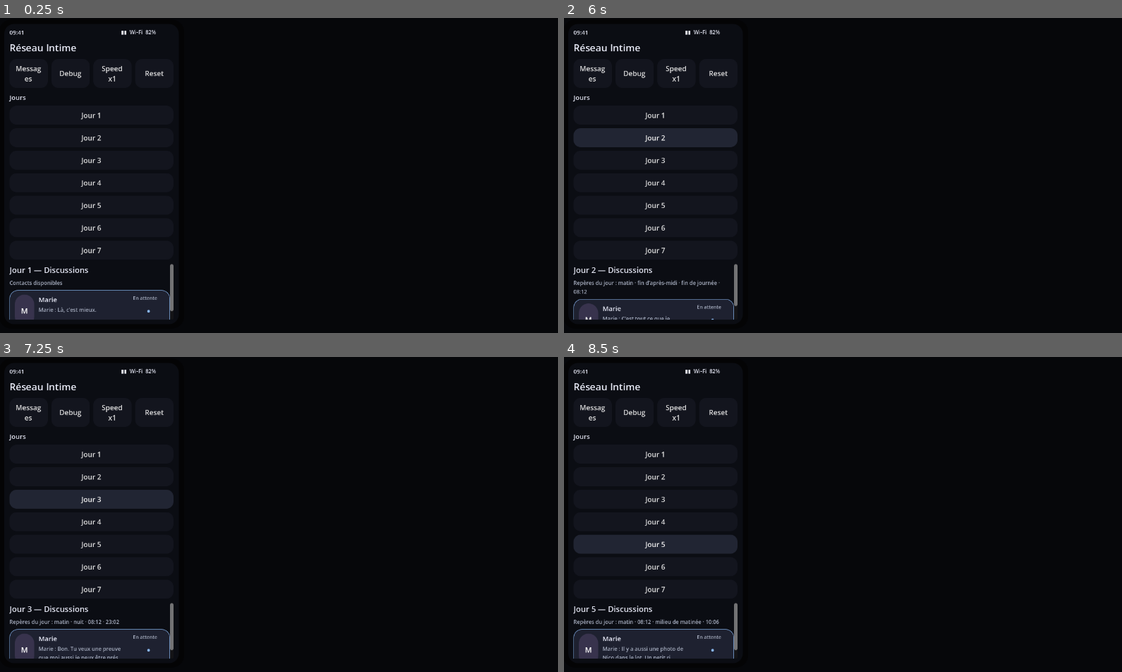
Above: before the commit, frames 1-4 (two rows, left to right).
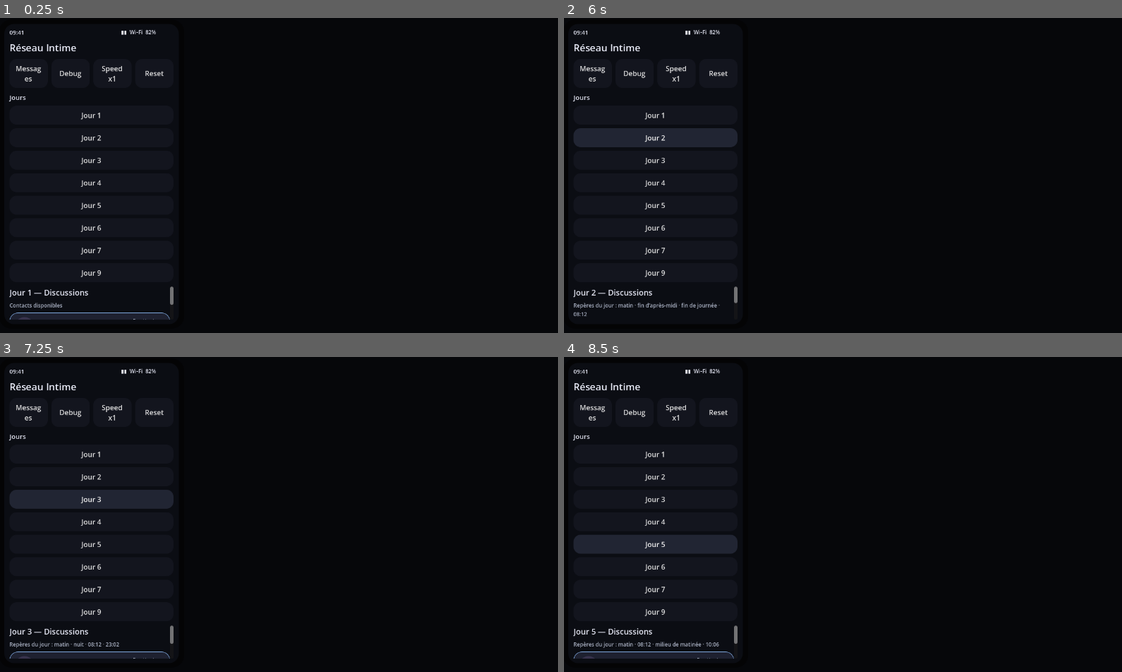
Above: after the commit, the same moments.

Repository: ludowww/reseau-intime
Game: Godot game, scene res://scenes/Main.tscn
The game is run twice, just before and just after one commit, with the same random seed, the same clock (stepped at 60 frames per second) and the same inputs.
Inputs:
- Up to frame 1 (0.25 s): no input
- Up to frame 2 (6 s): click "Messages" at 0.5 s; click "Debug" at 1.25 s; click "Debug ✓" at 2 s; click "Speed x1" at 2.75 s; click "Speed x3" at 3.5 s; click "Speed x8" at 4.25 s; click "Jour 1" at 5 s; click "Jour 2" at 5.75 s
- Up to frame 3 (7.25 s): click "Jour 3" at 6.5 s
- Up to frame 4 (8.5 s): click "Jour 4" at 7.25 s; click "Jour 5" at 8 s

The runs differ from the first frame. In frame 1, 2.4% of the frame differs, in the area x 1-32%, y 78-96%; in frame 2, 2.3%; in frame 3, 2.5%; in frame 4, 2.5%.

Commit message:
V0.53 integrate J9 runtime option A

Diff:
--- /dev/null
+++ b/game/data/conversations/chapter_09_index.json
@@ -0,0 +1,50 @@
+{
+  "id": "chapter_09_index",
+  "chapter": 9,
+  "day": 9,
+  "title": "Jour 9 — La photo qui revient",
+  "description": "Sandra relance le manque avec une photo douce et deux traces faibles, sans Marie active, sans Pauline active, sans Raphaëlle, sans Mathilde et sans panel.",
+  "design_goal": "Créer un runtime J9 minimal en Option A : un seul thread visible, trois visuels soft, aucune route lock et aucun nouveau système.",
+  "moment_flow": [
+    {
+      "moment_label": "midi",
+      "time_label": "12:18",
+      "transition_text": "Sandra revient avec une photo du déjeuner, puis laisse passer deux traces faibles qui gardent le téléphone vivant sans ouvrir d’autre fil.",
+      "conversation_ids": [
+        "chapter_09_sandra_relance"
+      ]
+    }
+  ],
+  "conversation_files": [
+    "res://data/conversations/chapter_09_sandra_relance.json"
+  ],
+  "proof_content_files": [
+    "res://data/visual_content/chapter_09_proofs.json"
+  ],
+  "required_reveals": [
+    "Sandra reste l’unique conversation runtime et relance le manque sans devenir acquise.",
+    "Les trois visuels restent soft, relationnels et non proof.",
+    "Marie n’a pas de conversation runtime ; sa trace reste visuelle seulement.",
+    "Pauline n’a pas de conversation runtime ; sa présence reste indirecte et faible.",
+    "Aucun panel, aucun route lock, aucun nouveau flag non justifié n’est ajouté."
+  ],
+  "routes_available": [
+    "sandra"
+  ],
+  "routes_locked_to_seed_only": [],
+  "debug_expected_outcomes": [
+    "J9 ouvre avec une seule conversation visible par défaut.",
+    "Sandra reste l’axe principal du runtime Option A.",
+    "Les trois visuels J9 sont chargés depuis game/data/visual_content/.",
+    "Marie, Pauline, Raphaëlle et Mathilde ne deviennent pas des conversations actives.",
+    "Aucun proof définitif ni route lock n’apparaît."
+  ],
+  "conversation_availability": {
+    "initial_conversation_ids": [
+      "chapter_09_sandra_relance"
+    ],
+    "locked_conversation_ids": [],
+    "unlocks": {}
+  },
+  "debug_notes": "Option A runtime minimal : un thread Sandra, trois visuels soft, traces Marie/Pauline seulement dans le bundle visuel, pas de Marie active et pas de panel."
+}
--- /dev/null
+++ b/game/data/conversations/chapter_09_sandra_relance.json
@@ -0,0 +1,140 @@
+{
+  "id": "chapter_09_sandra_relance",
+  "chapter": 9,
+  "day": 9,
+  "title": "Jour 9 — Sandra retrouve la photo du déjeuner",
+  "app": "messages",
+  "design_goal": "Relancer Sandra après J8 avec un prétexte concret, une gêne retenue et trois visuels soft sans disponibilité acquise.",
+  "thread": {
+    "id": "thread_sandra_private",
+    "type": "private",
+    "participants": [
+      "ludo",
+      "sandra"
+    ],
+    "display_name": "Sandra"
+  },
+  "segments": [
+    {
+      "conversation_segment_id": "c09_sandra_relance_01",
+      "moment_label": "midi",
+      "time_label": "12:18",
+      "transition_text": "Sandra revient par une photo du déjeuner, puis laisse remonter deux traces faibles sans jamais ouvrir un autre fil.",
+      "availability_state": "Sandra reste retenue, un peu gênée, et ne veut pas que la discussion se transforme en attente vide.",
+      "function": "Faire sentir le manque avec un seul thread et des visuels relationnels ou sociaux faibles.",
+      "messages": [
+        {
+          "id": "msg_c09_sandra_001",
+          "sender": "sandra",
+          "time_label": "12:18",
+          "text": "J’ai retrouvé la photo du déjeuner."
+        },
+        {
+          "id": "msg_c09_sandra_002",
+          "sender": "sandra",
+          "time_label": "12:19",
+          "text": "Tu fais exactement cette tête-là quand tu crois être discret 😅",
+          "content_id": "j9_sandra_lunch_photo_soft",
+          "content_behavior": "inline_preview"
+        },
+        {
+          "id": "msg_c09_sandra_003",
+          "sender": "sandra",
+          "time_label": "12:20",
+          "text": "J’ai aussi gardé la photo de Marie ce matin. Rien d’extra, juste un détail calme.",
+          "content_id": "j9_marie_daily_trace",
+          "content_behavior": "inline_preview"
+        },
+        {
+          "id": "msg_c09_sandra_004",
+          "sender": "sandra",
+          "time_label": "12:21",
+          "text": "Et Pauline a encore laissé une story trop propre. Je n’aurais pas dû regarder.",
+          "content_id": "j9_pauline_indirect_story",
+          "content_behavior": "inline_preview"
+        }
+      ],
+      "choices": [
+        {
+          "id": "choice_c09_sandra_garde",
+          "text": "Tu l’as gardée ?",
+          "tone": "soft",
+          "effects": {},
+          "next_messages": [
+            {
+              "id": "msg_player_c09_sandra_garde_001",
+              "sender": "ludo",
+              "time_label": "12:22",
+              "text": "Tu l’as gardée ?"
+            },
+            {
+              "id": "msg_c09_sandra_garde_001",
+              "sender": "sandra",
+              "time_label": "12:23",
+              "text": "Oui. Les détails me restent plus que prévu."
+            },
+            {
+              "id": "msg_c09_sandra_garde_002",
+              "sender": "sandra",
+              "time_label": "12:23",
+              "text": "Et celui-là me fait un peu sourire."
+            }
+          ]
+        },
+        {
+          "id": "choice_c09_sandra_envoie",
+          "text": "Envoie-la moi.",
+          "tone": "direct",
+          "effects": {},
+          "next_messages": [
+            {
+              "id": "msg_player_c09_sandra_envoie_001",
+              "sender": "ludo",
+              "time_label": "12:22",
+              "text": "Envoie-la moi."
+            },
+            {
+              "id": "msg_c09_sandra_envoie_001",
+              "sender": "sandra",
+              "time_label": "12:23",
+              "text": "Je peux."
+            },
+            {
+              "id": "msg_c09_sandra_envoie_002",
+              "sender": "sandra",
+              "time_label": "12:23",
+              "text": "Mais j’aime bien quand tu la réclames."
+            }
+          ]
+        },
+        {
+          "id": "choice_c09_sandra_maintenant",
+          "text": "Je préfère te lire maintenant.",
+          "tone": "restrained",
+          "effects": {},
+          "next_messages": [
+            {
+              "id": "msg_player_c09_sandra_maintenant_001",
+              "sender": "ludo",
+              "time_label": "12:22",
+              "text": "Je préfère te lire maintenant."
+            },
+            {
+              "id": "msg_c09_sandra_maintenant_001",
+              "sender": "sandra",
+              "time_label": "12:23",
+              "text": "C’est mieux que plus tard."
+            },
+            {
+              "id": "msg_c09_sandra_maintenant_002",
+              "sender": "sandra",
+              "time_label": "12:23",
+              "text": "Ça me laisse respirer sans tout effacer."
+            }
+          ]
+        }
+      ]
+    }
+  ],
+  "debug_notes": "Sandra seule en runtime ; trois visuels soft ; Marie et Pauline restent des traces visuelles faibles seulement ; aucun autre fil actif."
+}
--- /dev/null
+++ b/game/data/visual_content/chapter_09_proofs.json
@@ -0,0 +1,81 @@
+{
+  "id": "chapter_09_proof_placeholders",
+  "version": 1,
+  "notes": "J9 Option A ajoute trois placeholders soft : photo du déjeuner Sandra, trace quotidienne Marie et story indirecte Pauline. Aucun proof définitif.",
+  "items": [
+    {
+      "id": "j9_sandra_lunch_photo_soft",
+      "character": "sandra",
+      "tier": 1,
+      "type": "photo",
+      "source_app": "messages",
+      "asset_path": "res://assets/placeholders/j9_sandra_lunch_photo_soft.png",
+      "context": "Photo douce du déjeuner ; présence retenue ; souvenir relationnel ; pas de preuve et pas de bascule.",
+      "tags": [
+        "sandra",
+        "lunch",
+        "soft",
+        "relationship",
+        "memory"
+      ],
+      "is_proof": false,
+      "risk_level": 1,
+      "can_delete": true,
+      "can_capture": true,
+      "can_set_as_wallpaper": true,
+      "can_be_discovered_by": [
+        "sandra",
+        "marie"
+      ]
+    },
+    {
+      "id": "j9_marie_daily_trace",
+      "character": "marie",
+      "tier": 1,
+      "type": "photo",
+      "source_app": "messages",
+      "asset_path": "res://assets/placeholders/j9_marie_daily_trace.png",
+      "context": "Trace quotidienne Marie ; café, matinée calme ou détail domestique ; sert de contrepoint visuel sans scène active.",
+      "tags": [
+        "marie",
+        "daily",
+        "trace",
+        "domestic",
+        "soft"
+      ],
+      "is_proof": false,
+      "risk_level": 1,
+      "can_delete": true,
+      "can_capture": true,
+      "can_set_as_wallpaper": true,
+      "can_be_discovered_by": [
+        "marie"
+      ]
+    },
+    {
+      "id": "j9_pauline_indirect_story",
+      "character": "pauline",
+      "tier": 1,
+      "type": "story",
+      "source_app": "social",
+      "asset_path": "res://assets/placeholders/j9_pauline_indirect_story.png",
+      "context": "Story floue et socialement défendable ; simple rappel que Pauline regarde et laisse une trace faible.",
+      "tags": [
+        "pauline",
+        "story",
+        "social",
+        "weak_trace",
+        "indirect"
+      ],
+      "is_proof": false,
+      "risk_level": 2,
+      "can_delete": false,
+      "can_capture": true,
+      "can_set_as_wallpaper": false,
+      "can_be_discovered_by": [
+        "pauline",
+        "marie"
+      ]
+    }
+  ]
+}
--- a/game/scripts/core/DataLoader.gd
+++ b/game/scripts/core/DataLoader.gd
@@ -9,6 +9,7 @@
 	"res://data/conversations/chapter_05_index.json",
 	"res://data/conversations/chapter_06_index.json",
 	"res://data/conversations/chapter_07_index.json",
+	"res://data/conversations/chapter_09_index.json",
 ]
 const VISUAL_CONTENT_PATHS := [
 	"res://data/visual_content/placeholders.json",
@@ -17,6 +18,7 @@
 	"res://data/visual_content/chapter_05_proofs.json",
 	"res://data/visual_content/chapter_06_proofs.json",
 	"res://data/visual_content/chapter_07_proofs.json",
+	"res://data/visual_content/chapter_09_proofs.json",
 ]
 
 var initial_state: Dictionary = {}
Not shown, changed: tests/test_godot_prototype_static.py
